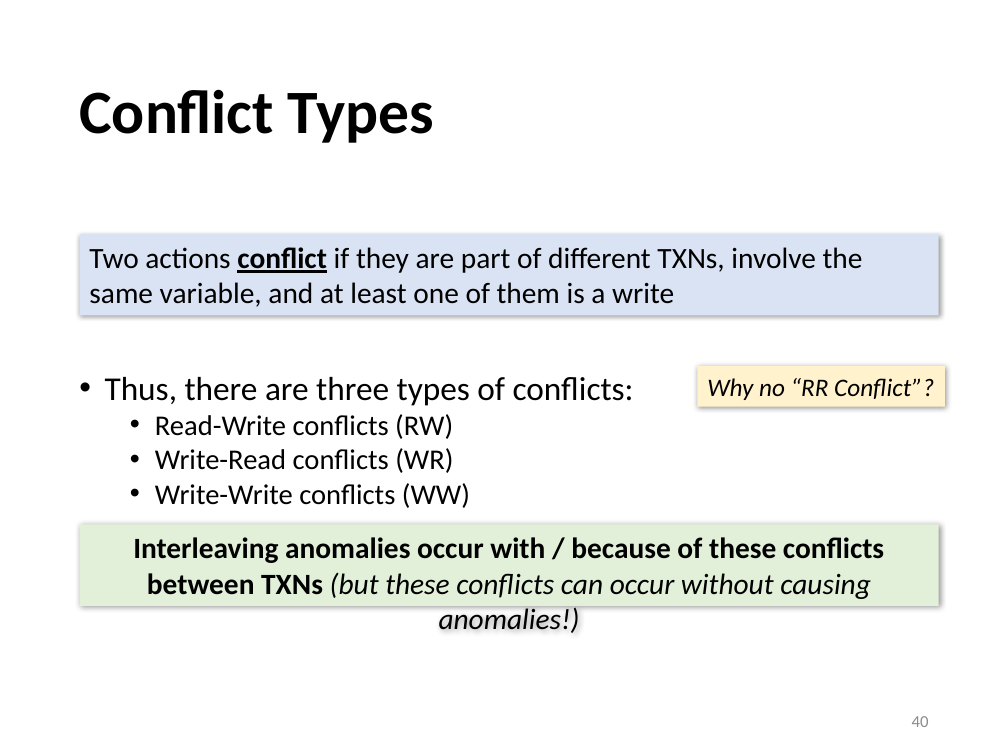
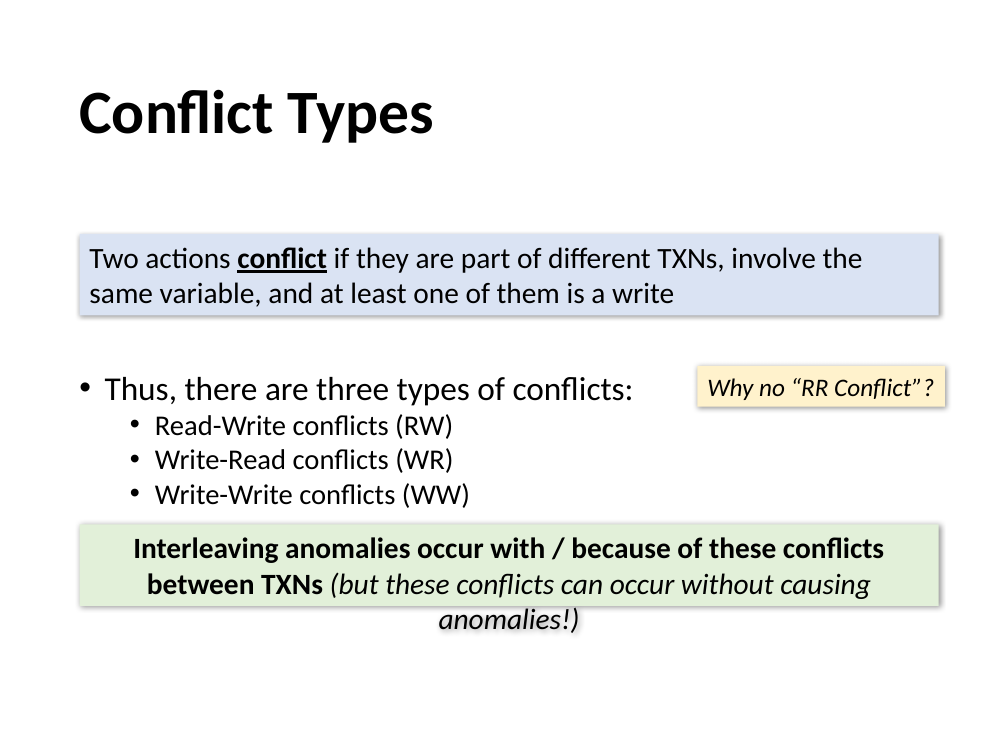
Before and after one commit to sfu-db/cmpt354, a slide deck: slide 40 of Lectures/lec11-transaction.pptx. Drawn at 1008x756 pixels with LibreOffice and Linux fonts; fonts in the diff are those of the drawing. Boxes give left, top, right and bottom in pixels: in the first picture for what was removed or moved away, otherwise in the second. Text is boxed around its words. In the diff, an @@ line names an element or a change of style, - is before the commit and + after.

```diff
--- a/Lectures/lec11-transaction.pptx
+++ b/Lectures/lec11-transaction.pptx
@@ page number removed at (912,716,929,727) @@
-40
```
Also in this commit, not shown: 19 other slides changed, 13 slides added.
